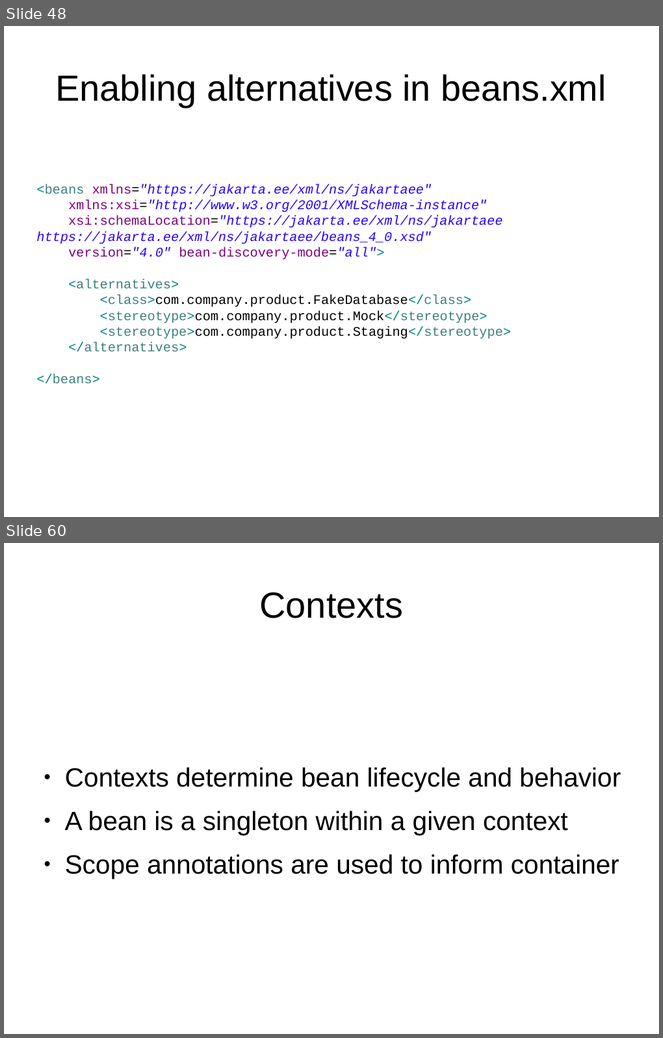
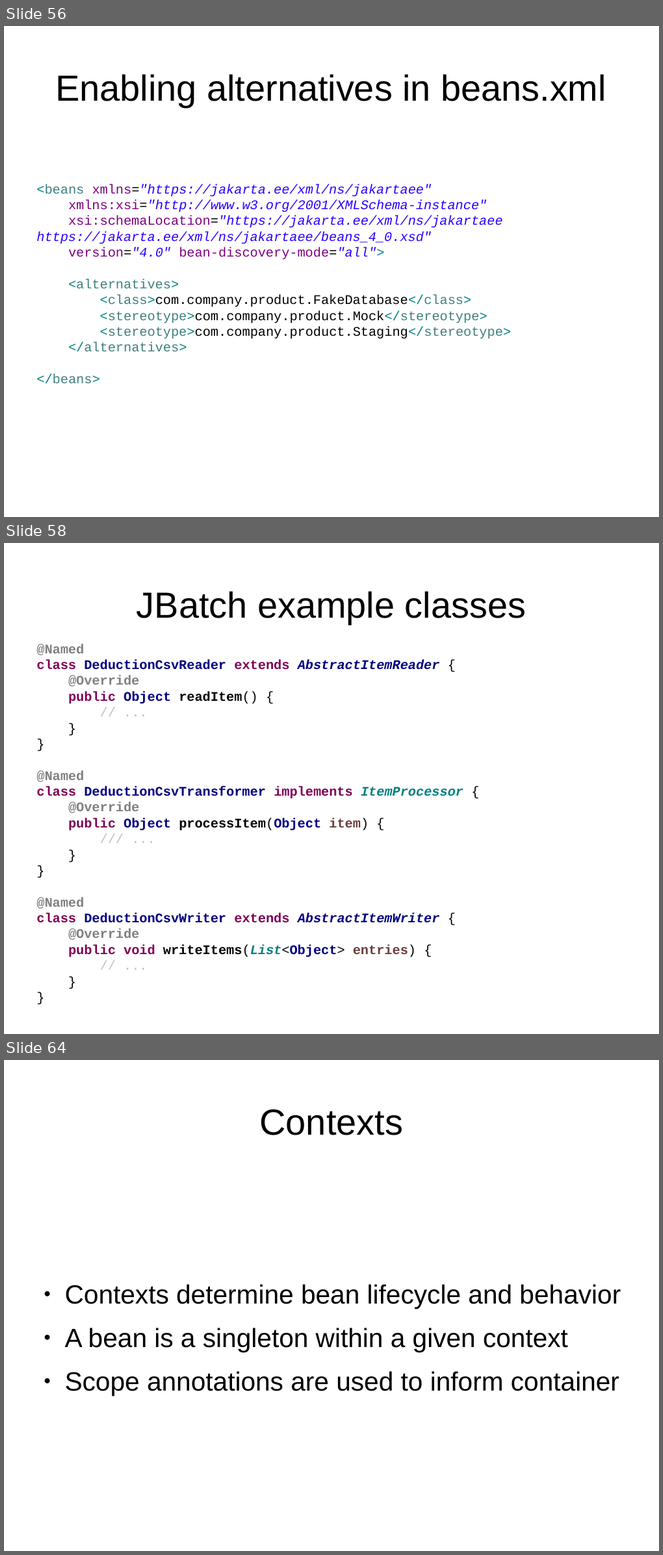
Before and after one commit to FrigoCoder/CDI, a slide deck: CDI.odp. Shown one above the other, each under a label of ours: slides 48 and 60 before the commit, slides 56, 58 and 64 after it; the slides between them are not shown. The pictures are 663x1038 and 663x1555 pixels, drawn with LibreOffice and Linux fonts; fonts in the diff are those of the drawing. Boxes give left, top, right and bottom in pixels: in the first picture for what was removed or moved away, otherwise in the second. Text is boxed around its words. In the diff, an @@ line names an element or a change of style, - is before the commit and + after.

```diff
--- a/CDI.odp
+++ b/CDI.odp
@@ slide 58 added at [4,543,659,1034], background #FFFFFF @@
@@ title added at [137,591,526,624], 44 pt, text #000000 @@
+JBatch example classes
@@ text added at [36,644,464,958], 16 pt, text #000080, bold @@
+@Named
+class DeductionCsvReader extends AbstractItemReader {
+@Override
+public Object readItem() {
+// ...
+}
+}
+@Named
+class DeductionCsvTransformer implements ItemProcessor {
+@Override
+public Object processItem(Object item) {
+/// ...
+}
+}
+@Named
+class DeductionCsvWriter extends AbstractItemWriter {
+@Override
+public void writeItems(List<Object> entries) {
+// ...
+}
+}
@@ what was slide 48 is now slide 56 @@
@@ what was slide 60 is now slide 64 @@
```
Also in this commit, not shown: 1 slide changed, 5 other slides added, 2 slides removed.
